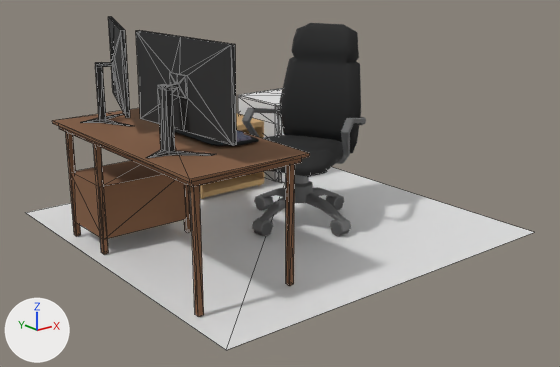
Renders of the glTF model src/assets/lowgameroom.glb from each side of a commit.
The view is the same before and after, from a 50 mm camera at (-3.72, -4.77, 2.23) aimed at (-0.03, -0.15, 0.38). The axes (+X, +Y, +Z) are drawn at lower left. The lights are the same throughout. Mesh edges are drawn as thin lines on the coarser meshes. Where no turn or scale is listed for an object, it has been applied to the vertices.

The first picture shows 'Cabinet', 'Chair Top', 'Computer Chair', 'Cube_0', 'Floor', 'MonitorLeft', 'MonitorRight', 'desk5_BlackWood_0'.
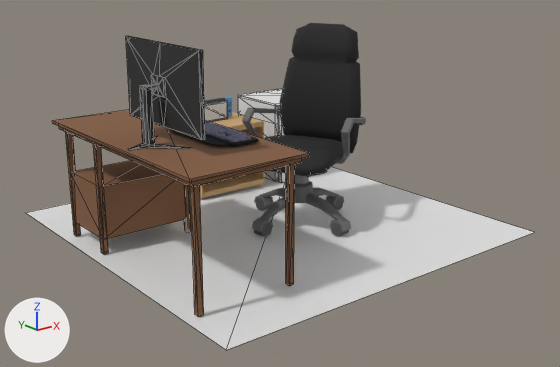
Changed parts and their boxes (x1, y1, x2, y2) in the pictures (560 x 367 px):
'MonitorLeft', deleted (black): before (136, 30, 237, 158)
'Monitor', added (black): after (126, 36, 205, 150)
'MonitorRight', deleted: before (81, 17, 132, 126)

The change, as a list of edits to the scene's bpy script:
```text
Add me_monitor_color_grid_0_003:
    me_monitor_color_grid_0_003.from_pydata(...)  # 78 vertices, 146 faces; spans x -0.172..0.172, y -0.46..0.46, z 0.0..0.664
    me_monitor_color_grid_0_003.materials.append(mat_color_grid_001)  # picture img_color_grid_basecolor
Remove ob_monitorleft:
    ob_monitorleft = bpy.data.objects.new('MonitorLeft', me_monitor_color_grid_0_001)
    ob_monitorleft.location = (-1.264, -0.583, 0.932)
Remove ob_monitorright:
    ob_monitorright = bpy.data.objects.new('MonitorRight', me_monitor_color_grid_0)
    ob_monitorright.location = (-1.169, 0.516, 0.931)
Add ob_monitor:
    ob_monitor = bpy.data.objects.new('Monitor', me_monitor_color_grid_0_003)
    ob_monitor.location = (-1.273, -0.352, 0.932)
```
